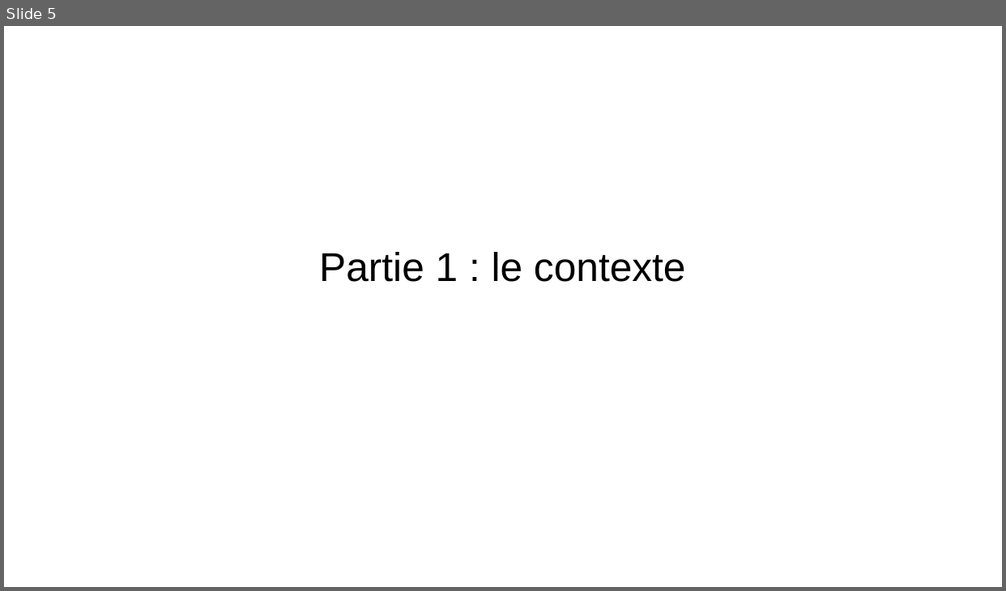
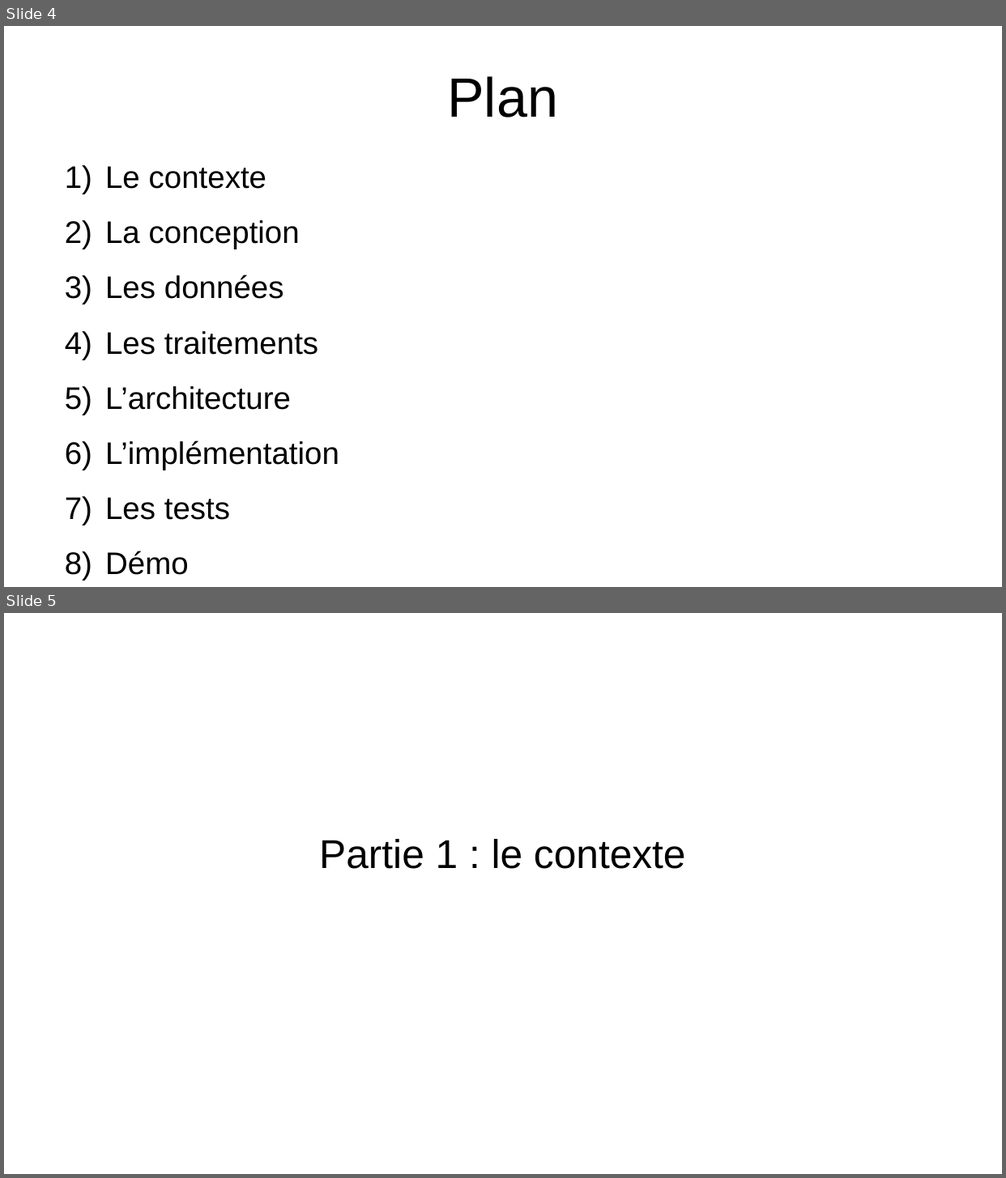
Before and after one commit to EmmaBroudic/Projet-Nooky, a slide deck: doc/Nooky.odp. Shown one above the other, each under a label of ours: slide 5 before the commit, slides 4 and 5 after it. The pictures are 1006x591 and 1006x1178 pixels, drawn with LibreOffice and Linux fonts; fonts in the diff are those of the drawing. Boxes give left, top, right and bottom in pixels: in the first picture for what was removed or moved away, otherwise in the second. Text is boxed around its words. In the diff, an @@ line names an element or a change of style, - is before the commit and + after.

```diff
--- a/doc/Nooky.odp
+++ b/doc/Nooky.odp
@@ slide 4 added at (4, 26, 1002, 587), background #FFFFFF @@
@@ title added at (447, 76, 558, 118), 44 pt, text #000000 @@
+Plan
@@ text added at (105, 166, 339, 575), 24.8 pt, text #000000 @@
+1) Le contexte
+2) La conception
+3) Les données
+4) Les traitements
+5) L’architecture
+6) L’implémentation
+7) Les tests
+8) Démo
```
Also in this commit, not shown: 10 slides changed, 2 other slides added, 3 slides removed, 6 other files.
